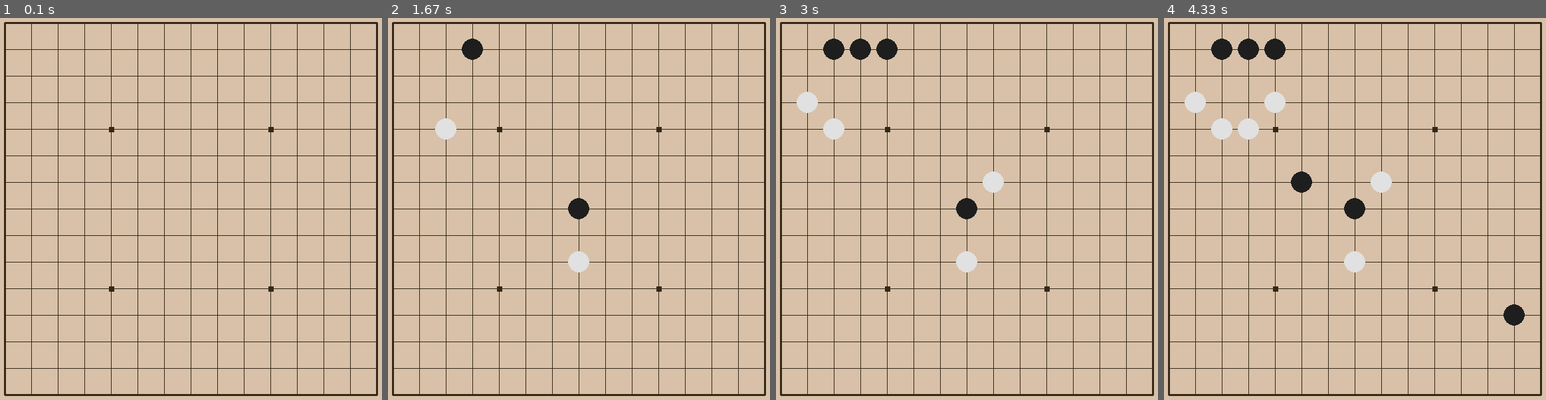
Above: before the commit, frames 1-4 (left to right).
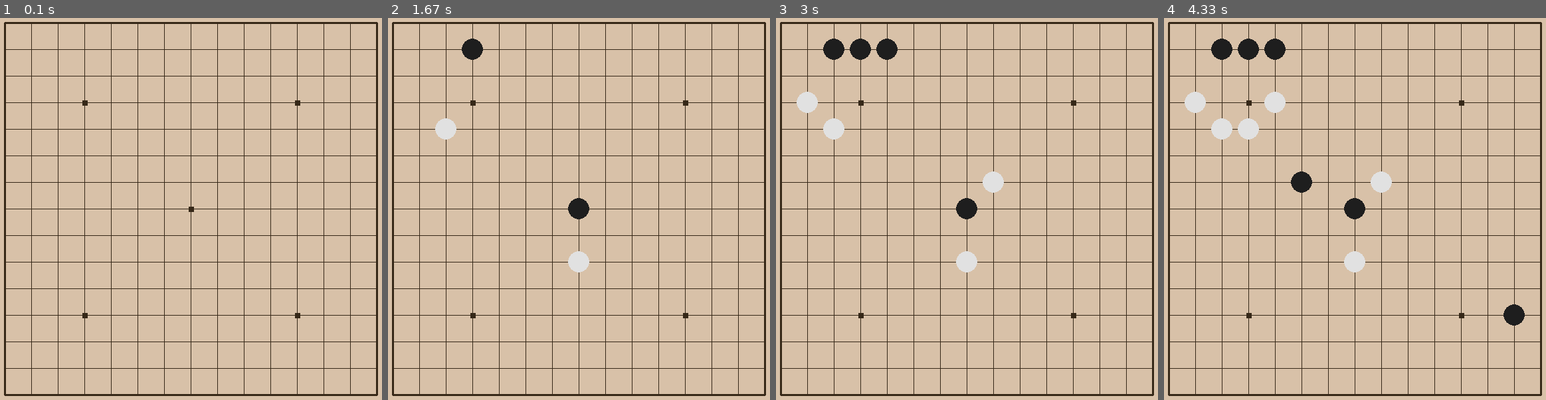
Above: after the commit, the same moments.

Repository: cloudfu/pyGame
Game: pygame game, started from gobang.py
Same seed, same stepped clock (60 frames per second), same inputs: the game is played once before the commit and once after it.
Inputs (mouse positions are in pixels of both pictures, inside the frame that each line leads up to):
- Up to frame 1 (0.1 s): no input
- Up to frame 2 (1.67 s): click (579, 209) at 0.38 s; click (437, 140) at 0.72 s; click (460, 40) at 1.05 s; click (582, 254) at 1.38 s
- Up to frame 3 (3 s): click (894, 60) at 1.72 s; click (795, 109) at 2.05 s; press the mouse at (795, 109) at 2.37 s; move the mouse to (810, 82) at 2.47 s; release the mouse at (829, 56) at 2.6 s; click (986, 189) at 2.72 s
- Up to frame 4 (4.33 s): click (1515, 312) at 3.05 s; click (1255, 124) at 3.38 s; click (1309, 193) at 3.72 s; click (1267, 102) at 4.05 s

The runs differ from the first frame. In frame 1, 0.1% of the frame differs, in the area x 21-79%, y 21-79%; in frame 2, 0.1%; in frame 3, 0.1%; in frame 4, 0.1%.

Commit message:
增加连五计算

Diff:
--- a/gobang.py
+++ b/gobang.py
@@ -146,44 +146,81 @@
         判断当前棋局是否获胜,使用最新落子的位置向外延伸
         :return:
         """
-        x_direction = 0
-        y_direction = 1
-        z_direction = 2
-
-        # 横向校验
-        self.calc_horizontal_link_count(self.current_player)
-        self.calc_vertical_link_count(self.current_player)
-
-        return False
-
-    # def calc_45_link_count(self, current_chess):
-    #     """
-    #     计算斜角连接数量
-    #     :param current_chess:
-    #     """
-    #     count_link = 1
-    #     go_up = True
-    #     go_down = True
-    #
-    #     # 扫描最小边界设定
-    #     if 4 < current_chess.y < CHESS_COUNT - 4:
-    #         for step in range(1, 5):
-    #             chess_up = self.board_chess_map[current_chess.y - step][current_chess.x]
-    #
-    #             # 当前位置向上扫描
-    #             if isinstance(chess_up, chess) and chess_up.color == current_chess.color and go_up:
-    #                 count_link += 1
-    #             else:
-    #                 go_up = False
-    #
-    #             # 当前位置向下扫描
-    #             chess_down = self.board_chess_map[current_chess.y][current_chess.x + step]
-    #             if isinstance(chess_down, chess) and chess_down.color == current_chess.color and go_down:
-    #                 count_link += 1
-    #             else:
-    #                 go_down = False
-    #
-    #     return count_link
+
+        winner = None
+        # 五连接校验
+        if self.calc_horizontal_link_count(self.current_player) == 5 \
+                or self.calc_vertical_link_count(self.current_player) == 5 \
+                or self.calc_45_link_count(self.current_player) == 5 \
+                or self.calc_135_link_count(self.current_player) == 5:
+            winner = self.current_player
+            print("winner is :" + str(winner.player))
+
+        return winner
+
+    def calc_135_link_count(self, current_chess):
+        """
+        计算斜角连接数量
+        :param current_chess:
+        """
+        count_link = 1
+
+        # 当前位置45向上
+        for step in range(1, 5):
+            x = current_chess.x - step
+            y = current_chess.y - step
+            if x > 0 and y >= 0:
+                chess_up = self.board_chess_map[y][x]
+                if isinstance(chess_up, chess) and chess_up.color == current_chess.color:
+                    count_link += 1
+                else:
+                    break
+
+        # 当前位置45向下
+        for step in range(1, 5):
+            x = current_chess.x + step
+            y = current_chess.y + step
+            if x < CHESS_COUNT and y < CHESS_COUNT:
+                chess_down = self.board_chess_map[y][x]
+                if isinstance(chess_down, chess) and chess_down.color == current_chess.color:
+                    count_link += 1
+                else:
+                    break
+
+        print(" 135度扫描:" + str(count_link))
+        return count_link
+
+    def calc_45_link_count(self, current_chess):
+        """
+        计算斜角连接数量
+        :param current_chess:
+        """
+        count_link = 1
+
+        # 当前位置45向上
+        for step in range(1, 5):
+            x = current_chess.x + step
+            y = current_chess.y - step
+            if x < CHESS_COUNT and y >= 0:
+                chess_up = self.board_chess_map[y][x]
+                if isinstance(chess_up, chess) and chess_up.color == current_chess.color:
+                    count_link += 1
+                else:
+                    break
+
+        # 当前位置45向下
+        for step in range(1, 5):
+            x = current_chess.x - step
+            y = current_chess.y + step
+            if x >= 0 and y < CHESS_COUNT:
+                chess_down = self.board_chess_map[y][x]
+                if isinstance(chess_down, chess) and chess_down.color == current_chess.color:
+                    count_link += 1
+                else:
+                    break
+
+        print(" 45度扫描:" + str(count_link), end='\t')
+        return count_link
 
     def calc_vertical_link_count(self, current_chess):
         """
@@ -192,27 +229,27 @@
         """
         count_link = 1
 
-        # 向上最小边界设定
-        if 4 < current_chess.y:
-            # 当前位置向上扫描
-            for step in range(1, 5):
-                chess_up = self.board_chess_map[current_chess.y - step][current_chess.x]
+        # 当前位置向上扫描
+        for step in range(1, 5):
+            y = current_chess.y - step
+            if y >= 0:
+                chess_up = self.board_chess_map[y][current_chess.x]
                 if isinstance(chess_up, chess) and chess_up.color == current_chess.color:
                     count_link += 1
                 else:
                     break
 
-        # 向下最小边界设定
-        if current_chess.y < CHESS_COUNT - 4:
-            for step in range(1, 5):
-                # 当前位置向下扫描
-                chess_down = self.board_chess_map[current_chess.y][current_chess.x + step]
+        # 当前位置向下扫描
+        for step in range(1, 5):
+            y = current_chess.y + step
+            if y < CHESS_COUNT:
+                chess_down = self.board_chess_map[y][current_chess.x]
                 if isinstance(chess_down, chess) and chess_down.color == current_chess.color:
                     count_link += 1
                 else:
                     break
 
-        print(" 垂直扫描:" + str(count_link))
+        print(" 垂直扫描:" + str(count_link), end='\t')
         return count_link
 
     def calc_horizontal_link_count(self, current_chess):
@@ -224,20 +261,20 @@
         # 横向检索连接数量
         count_link = 1
 
-        # 向左最小边界设定
-        if 4 < current_chess.x:
-            for step in range(1, 5):
-                chess_left = self.board_chess_map[current_chess.y][current_chess.x - step]
-                # 当前位置向左扫描
+        # 当前位置向左扫描
+        for step in range(1, 5):
+            x = current_chess.x - step
+            if x >= 0:
+                chess_left = self.board_chess_map[current_chess.y][x]
                 if isinstance(chess_left, chess) and chess_left.color == current_chess.color:
                     count_link += 1
                 else:
                     break
 
-        # 向右最小边界设定
-        if current_chess.x < CHESS_COUNT - 4:
-            for step in range(1, 5):
-                # 当前位置向右扫描
+        # 当前位置向右扫描
+        for step in range(1, 5):
+            y = current_chess.x + step
+            if y < CHESS_COUNT:
                 chess_right = self.board_chess_map[current_chess.y][current_chess.x + step]
                 if isinstance(chess_right, chess) and chess_right.color == current_chess.color:
                     count_link += 1
@@ -285,23 +322,29 @@
                                  (CHESS_SIZE * (CHESS_COUNT - 1) + BROAD_MARGE_SPACE, y + BROAD_MARGE_SPACE), width)
 
             # 绘制4*4点
-            x = 4
-            y = 4
+            x = 7
+            y = 7
             pygame.draw.rect(self.screen, BOARD_LINE_COLOR,
                              ((x * CHESS_SIZE + BROAD_MARGE_SPACE - 3, y * CHESS_SIZE + BROAD_MARGE_SPACE - 3), (8, 8)),
                              0)
-            x = 10
-            y = 4
+
+            x = 3
+            y = 3
             pygame.draw.rect(self.screen, BOARD_LINE_COLOR,
                              ((x * CHESS_SIZE + BROAD_MARGE_SPACE - 3, y * CHESS_SIZE + BROAD_MARGE_SPACE - 3), (8, 8)),
                              0)
-            x = 4
-            y = 10
+            x = 11
+            y = 3
             pygame.draw.rect(self.screen, BOARD_LINE_COLOR,
                              ((x * CHESS_SIZE + BROAD_MARGE_SPACE - 3, y * CHESS_SIZE + BROAD_MARGE_SPACE - 3), (8, 8)),
                              0)
-            x = 10
-            y = 10
+            x = 3
+            y = 11
+            pygame.draw.rect(self.screen, BOARD_LINE_COLOR,
+                             ((x * CHESS_SIZE + BROAD_MARGE_SPACE - 3, y * CHESS_SIZE + BROAD_MARGE_SPACE - 3), (8, 8)),
+                             0)
+            x = 11
+            y = 11
             pygame.draw.rect(self.screen, BOARD_LINE_COLOR,
                              ((x * CHESS_SIZE + BROAD_MARGE_SPACE - 3, y * CHESS_SIZE + BROAD_MARGE_SPACE - 3), (8, 8)),
                              0)
